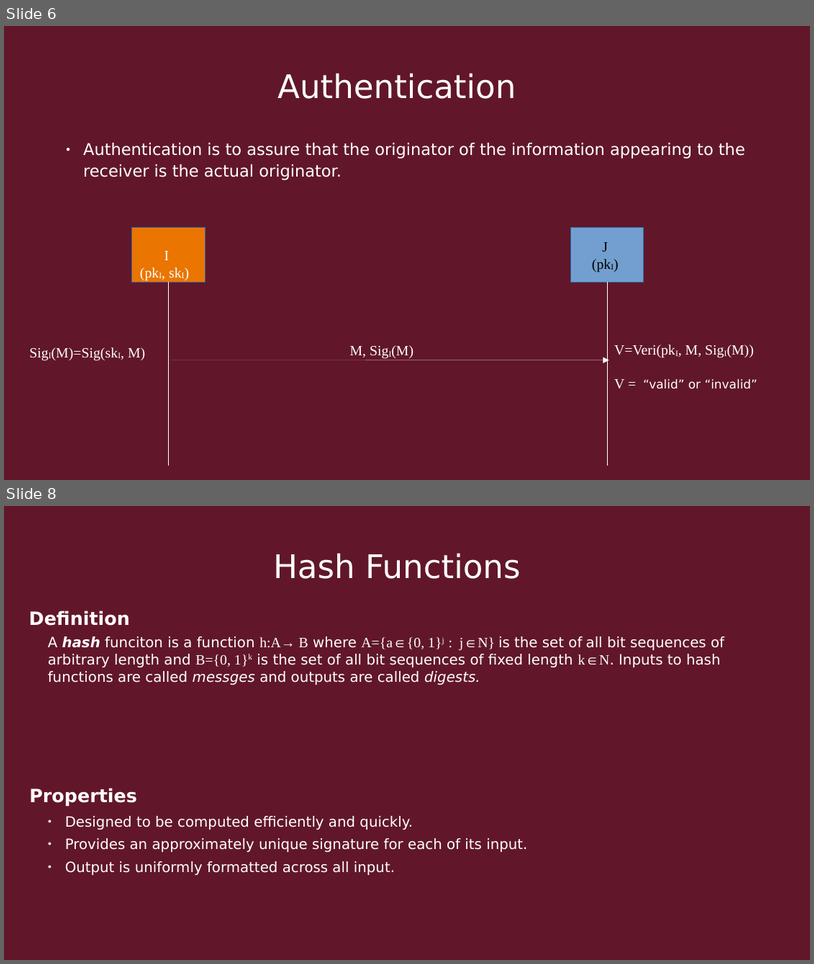
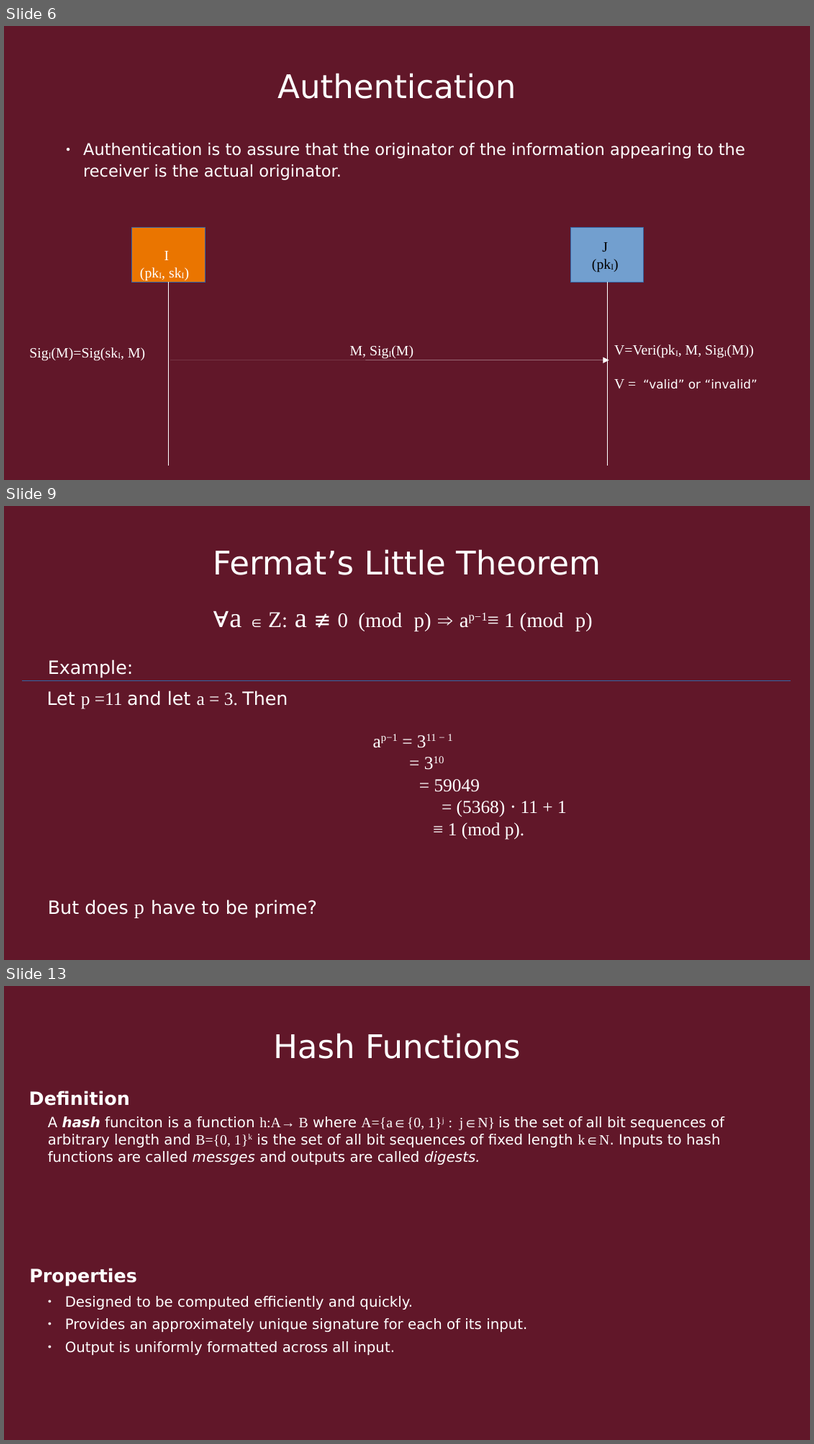
Before and after one commit to Quin-Darcy/seccom, a slide deck: presentation/cryptography_and_network_protocols.odp. Shown one above the other, each under a label of ours: slides 6 and 8 before the commit, slides 6, 9 and 13 after it; the slides between them are not shown. The pictures are 814x964 and 814x1444 pixels, drawn with LibreOffice and Linux fonts; fonts in the diff are those of the drawing. Boxes give left, top, right and bottom in pixels: in the first picture for what was removed or moved away, otherwise in the second. Text is boxed around its words. In the diff, an @@ line names an element or a change of style, - is before the commit and + after.

```diff
--- a/presentation/cryptography_and_network_protocols.odp
+++ b/presentation/cryptography_and_network_protocols.odp
@@ slide 9 added at [4,506,810,960], background #611729 @@
@@ title added at [213,549,601,575], 32 pt, text #FFFFFF @@
+Fermat’s Little Theorem
@@ text added at [229,612,593,631], 20.4 pt, text #FFFFFF @@
+∀a ∈ Z: a ≢ 0 (mod p) ⇒ ap−1≡ 1 (mod p)
@@ text added at [48,659,134,678], 18 pt, text #FFFFFF @@
+Example:
@@ line added from (22, 681) to (791, 681), #3465A4 0 pt @@
@@ text added at [47,690,288,709], 18 pt, text #FFFFFF @@
+Let p =11 and let a = 3. Then
@@ text added at [381,734,567,839], 18 pt, text #FFFFFF @@
+ap−1 = 311 − 1
+= 310
+= 59049
+= (5368) ⋅ 11 + 1
+≡ 1 (mod p).
@@ text added at [48,899,317,918], 18 pt, text #FFFFFF @@
+But does p have to be prime?
@@ what was slide 8 is now slide 13 @@
```
Also in this commit, not shown: 3 slides changed, 5 other slides added, 3 other files.
